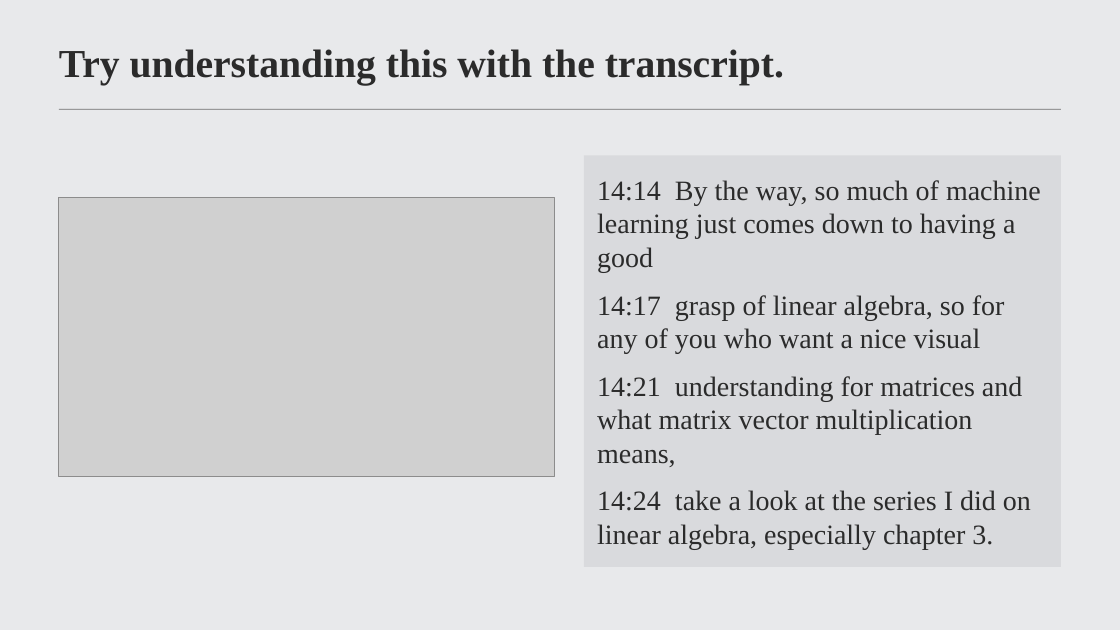
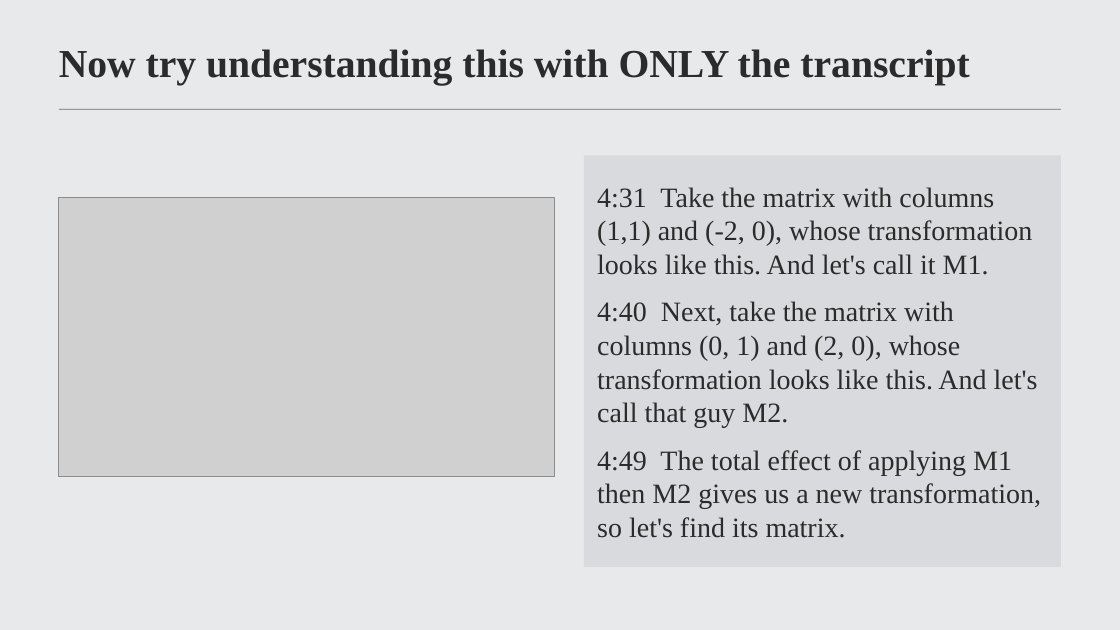
Before and after one commit to MrNaakka/bidy2, a slide deck: slide 4 of docs/framehunt-pitch-short.pptx. Drawn at 1120x630 pixels with LibreOffice and Linux fonts; fonts in the diff are those of the drawing; grey boxes stand for pictures; background and template pictures are left out. Boxes give left, top, right and bottom in pixels: in the first picture for what was removed or moved away, otherwise in the second. Text is boxed around its words. In the diff, an @@ line names an element or a change of style, - is before the commit and + after.

```diff
--- a/docs/framehunt-pitch-short.pptx
+++ b/docs/framehunt-pitch-short.pptx
@@ title at <box>59,49,969,85</box>: text changed @@
-Try understanding this with the transcript.
+Now try understanding this with ONLY the transcript
@@ text in rectangle at <box>597,187,1041,538</box>: text changed @@
-14:14 By the way, so much of machine learning just comes down to having a good
-14:17 grasp of linear algebra, so for any of you who want a nice visual
-14:21 understanding for matrices and what matrix vector multiplication means,
-14:24 take a look at the series I did on linear algebra, especially chapter 3.
+4:31 Take the matrix with columns (1,1) and (-2, 0), whose transformation looks like this. And let's call it M1.
+4:40 Next, take the matrix with columns (0, 1) and (2, 0), whose transformation looks like this. And let's call that guy M2.
+4:49 The total effect of applying M1 then M2 gives us a new transformation, so let's find its matrix.
```
Also in this commit, not shown: 3 other slides changed, 3 slides added.
